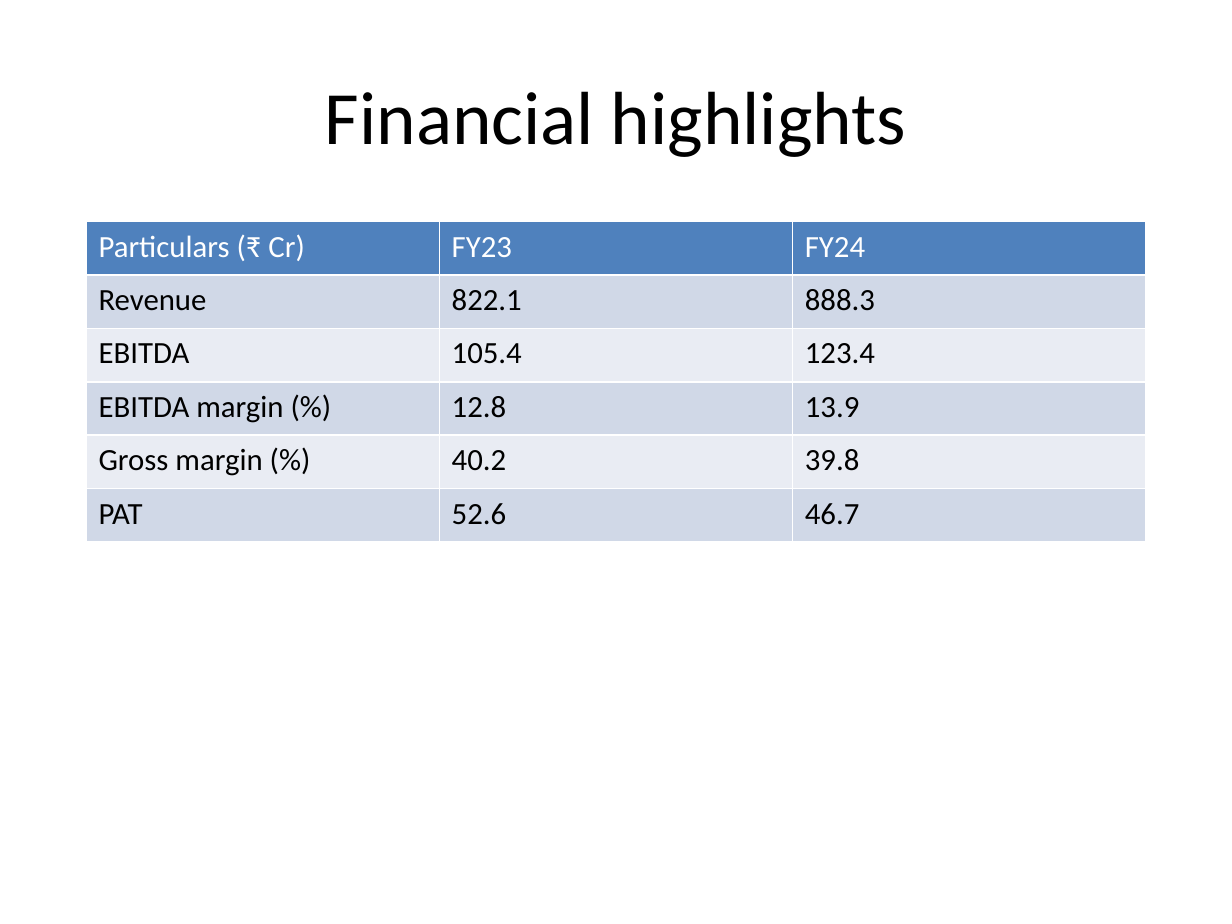
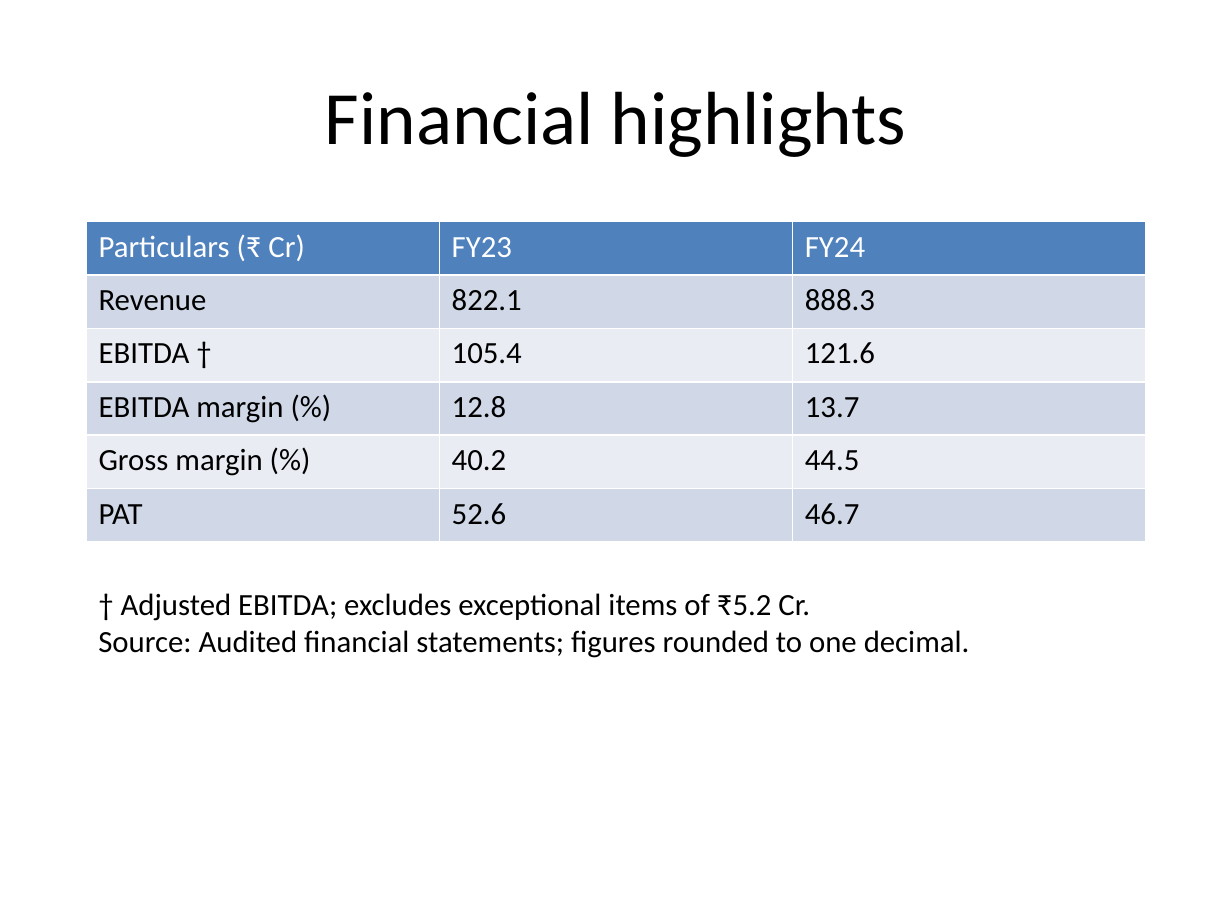
Before and after one commit to jaswanthpashuvula/MA-valuation-risk--engin, a slide deck: slide 2 of sample_deal/management_deck.pptx. Drawn at 1232x924 pixels with LibreOffice and Linux fonts; fonts in the diff are those of the drawing. Boxes give left, top, right and bottom in pixels: in the first picture for what was removed or moved away, otherwise in the second. Text is boxed around its words. In the diff, an @@ line names an element or a change of style, - is before the commit and + after.

```diff
--- a/sample_deal/management_deck.pptx
+++ b/sample_deal/management_deck.pptx
@@ table at [86,222,1147,542] @@
-row 3, column 1: EBITDA
+row 3, column 1: EBITDA †
-row 3, column 3: 123.4
+row 3, column 3: 121.6
-row 4, column 3: 13.9
+row 4, column 3: 13.7
-row 5, column 3: 39.8
+row 5, column 3: 44.5
@@ text added at [98,593,970,658], 18 pt, text #000000 @@
+† Adjusted EBITDA; excludes exceptional items of ₹5.2 Cr.
+Source: Audited financial statements; figures rounded to one decimal.
```
Also in this commit, not shown: 1 other slide changed, 4 other files.
